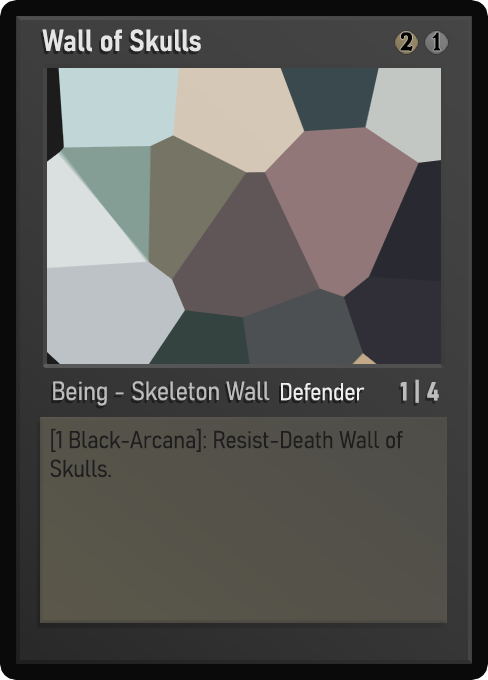
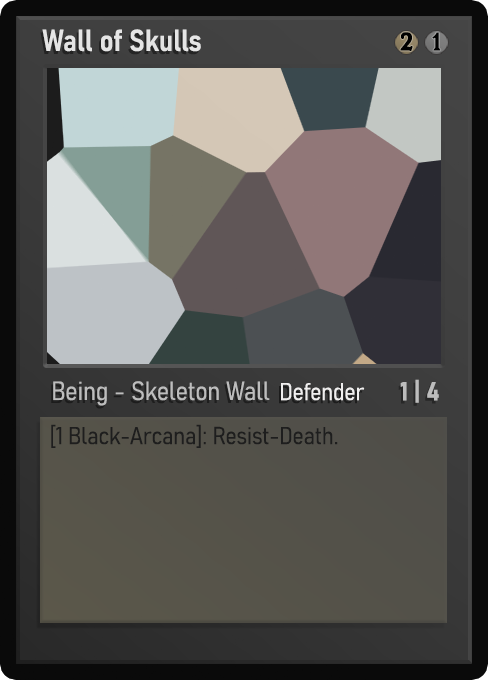
The second 488 x 680 image is a revision of the first. Changes to its layers:
painted on "Desc_norm" over [50, 424, 403, 478]
